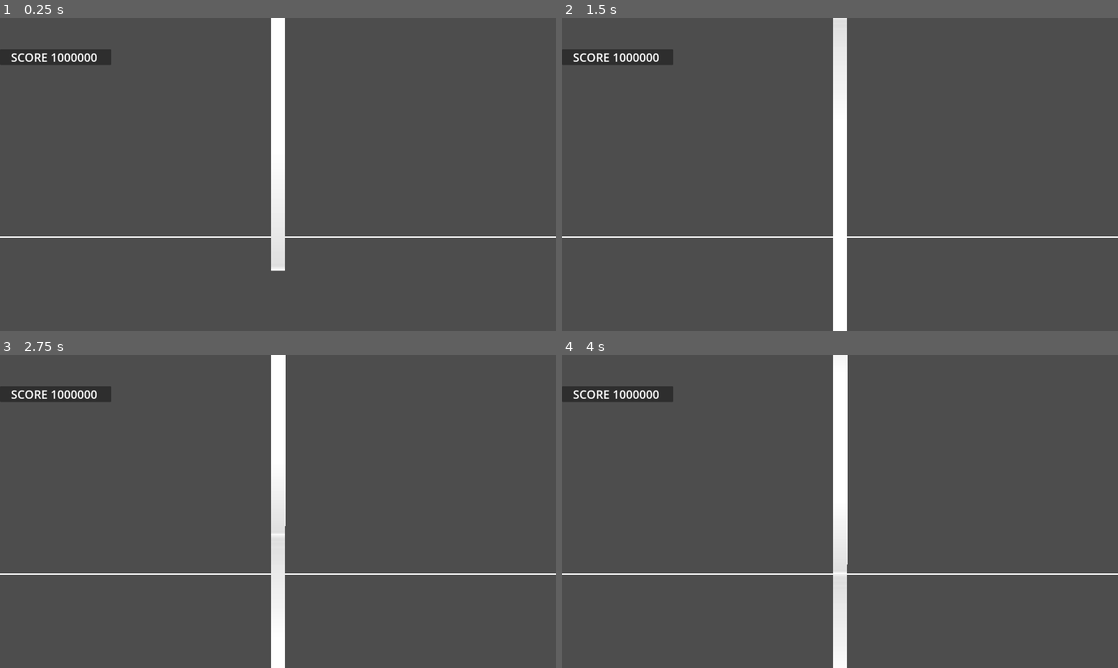
Above: before the commit, frames 1-4 (two rows, left to right).
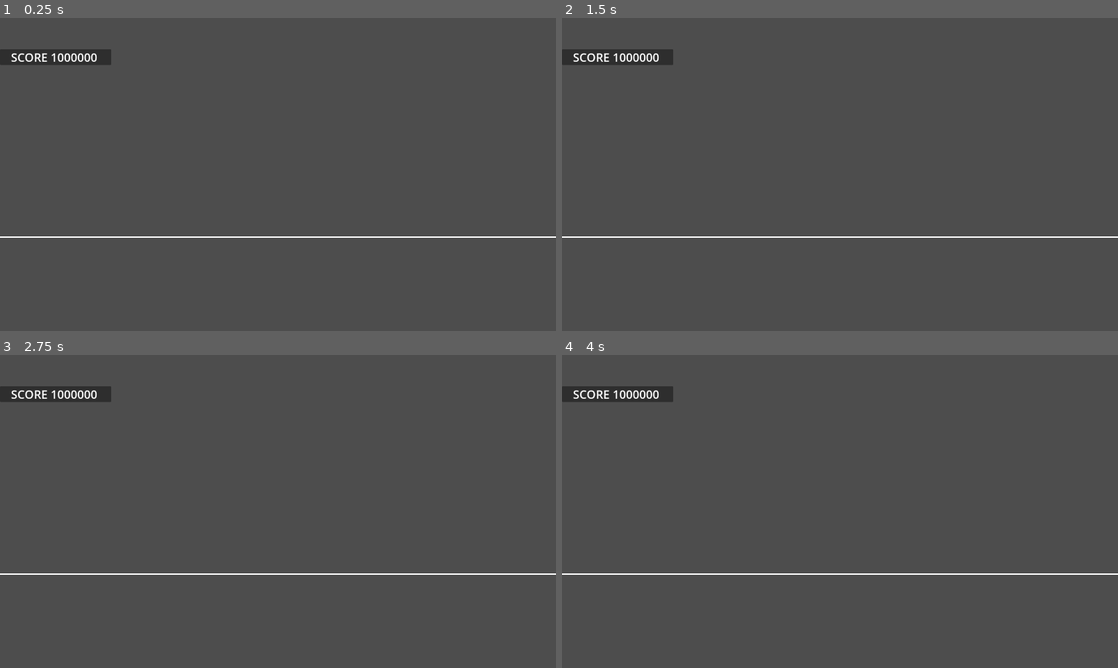
Above: after the commit, the same moments.

Repository: junu192857/Vexatonic-dash-2
Game: Godot game, scene res://Scenes/RhythmScene.tscn
The game is run twice, just before and just after one commit, with the same random seed, the same clock (stepped at 60 frames per second) and the same inputs.
Inputs (mouse positions are in pixels of both pictures, inside the frame that each line leads up to):
- Up to frame 1 (0.25 s): no input
- Up to frame 2 (1.5 s): tap Enter at 0.5 s; move the mouse to (962, 158) at 0.52 s; tap A (a) at 0.6 s; click (962, 158) at 0.67 s; tap D (d) at 0.8 s; tap Space at 1.25 s; drag from (728, 190) to (812, 237) at 1.27 s
- Up to frame 3 (2.75 s): move the mouse to (333, 442) at 2.02 s; tap L (l) at 2.1 s; click (333, 442) at 2.17 s; tap S (s) at 2.3 s
- Up to frame 4 (4 s): drag from (812, 574) to (673, 464) at 2.77 s; tap Enter at 3.5 s; move the mouse to (1006, 558) at 3.52 s; tap A (a) at 3.6 s; click (1006, 558) at 3.67 s; tap D (d) at 3.8 s

The runs differ from the first frame. In frame 1, 2.0% of the frame differs, in the area x 48-52%, y 0-81%; in frame 2, 2.5%; in frame 3, 2.6%; in frame 4, 2.6%, in the area x 48-52%, y 0-100%.

Commit message:
이제 Suregi 모드에서 노트 외 레인을 생성하지 않음

Diff:
--- a/vexatonic-dash-2/Scripts/RhythmManager.gd
+++ b/vexatonic-dash-2/Scripts/RhythmManager.gd
@@ -133,7 +133,7 @@
 		pos_x = Setting.get_posx_from_time(noteData.time)
 		var cur_note = place_note(noteData, pos_x, false, self)
 		assign_note(cur_note)
-		if (previous_time >= 0 and previous_lane == noteData.lane):
+		if (previous_time >= 0 and previous_lane == noteData.lane and Setting.gamemode != Setting.GAMEMODE.Suregi):
 			var connector = place_connector(-1, previous_time + Setting.time_per_note_width / 2, noteData.time - Setting.time_per_note_width / 2, \
 							previous_lane, true, previous_note, Vector2(Setting.NOTE_WIDTH / 2.0, 0))
 
@@ -153,8 +153,9 @@
 	for lane:Lane in levelData.lanes:
 		#lane.print_data()
 		lane.sort_notes()
-		place_initial_connector(lane)
-		place_final_connector(lane)
+		if (Setting.gamemode != Setting.GAMEMODE.Suregi):
+			place_initial_connector(lane)
+			place_final_connector(lane)
 
 # 단노트, 롱노트 시작점 밑 끝점 생성
 func place_note(data:NoteData, pos_x: float, is_marker:bool, parent: Node2D) -> Node2D:
